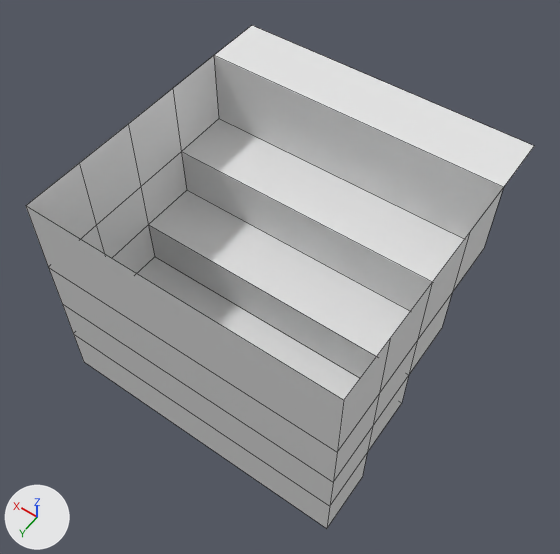
Two versions of the Blender file Assets/Models/stairs.blend, one commit apart.
Before and after are seen from a 50 mm lens placed at (-0.872, 1.262, 1.507), pointed at (0.001, 0.039, -0.414). The lights are fixed; the arrows at lower left show +X, +Y and +Z. Mesh edges are drawn as thin lines.

The first picture shows 'Tile'.
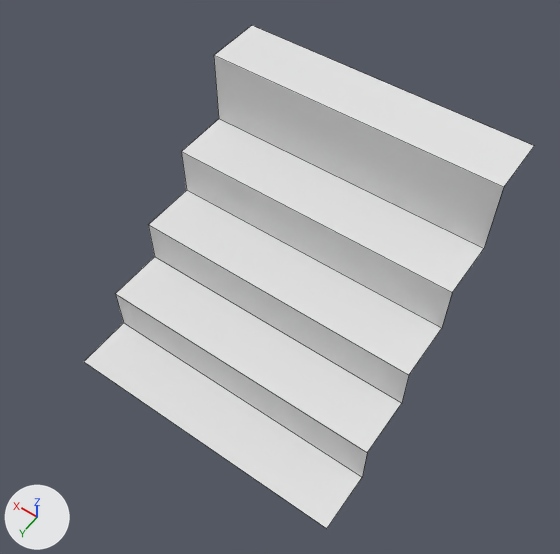
Pixel boxes [x1, y1, x2, y2] of what changed, in the pictures (560 x 554 px):
'Tile', reshaped (11% narrower)
    before: [26, 26, 534, 528]
    after: [84, 26, 534, 528]
part 1 of me_tile, deleted
    before: [26, 56, 504, 528]
part 2 of me_tile, recoloured (grey to white)
    before: [137, 54, 505, 400]
    after: [84, 54, 505, 528]

Diff of the bpy script that builds the scene:
```diff
--- a/Assets/Models/stairs.blend.py
+++ b/Assets/Models/stairs.blend.py
@@ img_256 @@
+img_256 = load_image('256', '../Textures/stairs.png', 256, 256, 'sRGB')
@@ mat_material @@
+mat_material = bpy.data.materials.new('Material')
+mat_material.use_nodes = True; mat_material.node_tree.nodes.clear()
+_N = mat_material.node_tree.nodes; _L = mat_material.node_tree.links
+n0 = _N.new('ShaderNodeOutputMaterial'); n0.name = 'Material Output'
+n1 = _N.new('ShaderNodeBsdfDiffuse'); n1.name = 'Diffuse BSDF'
+n2 = _N.new('ShaderNodeTexImage'); n2.name = 'Image Texture'
+n2.image = img_256
+_L.new(n1.outputs[0], n0.inputs[0])  # 'BSDF' to 'Surface'
+_L.new(n2.outputs[0], n1.inputs[1])  # 'Color' to 'Roughness'
@@ me_tile @@
 # used by ob_tile; location = (0.0, 0.0, 0.0)
-me_tile.from_pydata(...)  # 40 vertices, 33 faces; spans x -0.5..0.5, y -0.5..0.5, z -0.778..0.0
+me_tile.from_pydata(...)  # 20 vertices, 9 faces; spans x -0.5..0.5, y -0.5..0.5, z -0.778..0.0
+# me_tile part 1
+# 20 vertices are removed from x -0.5..0.5, y -0.1..0.5, z -0.605..0.0
+# 24 faces are deleted
+# me_tile part 2: 9 faces spanning x -0.5..0.5, y -0.5..0.5, z -0.778..0.0 switch from no material to mat_material
```
